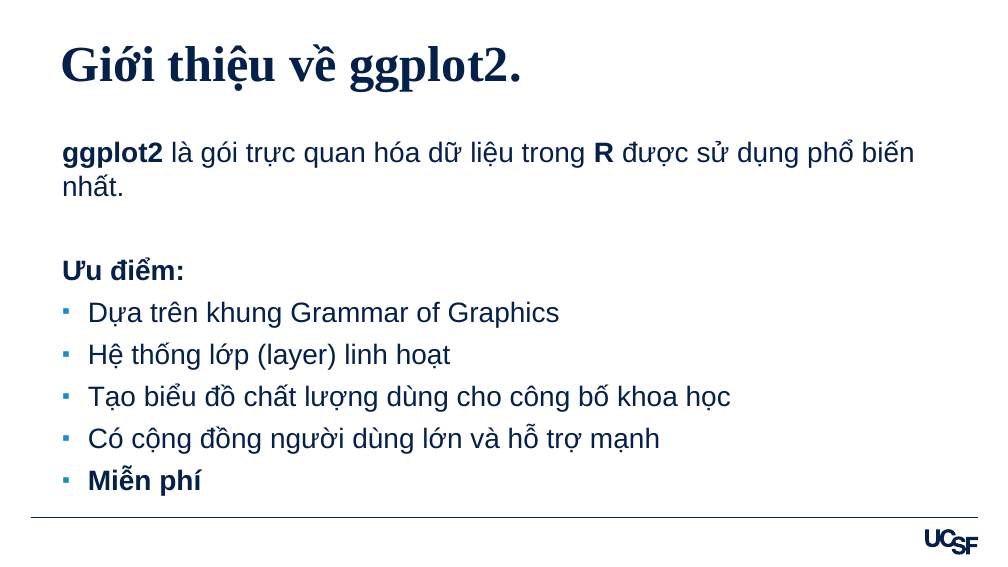
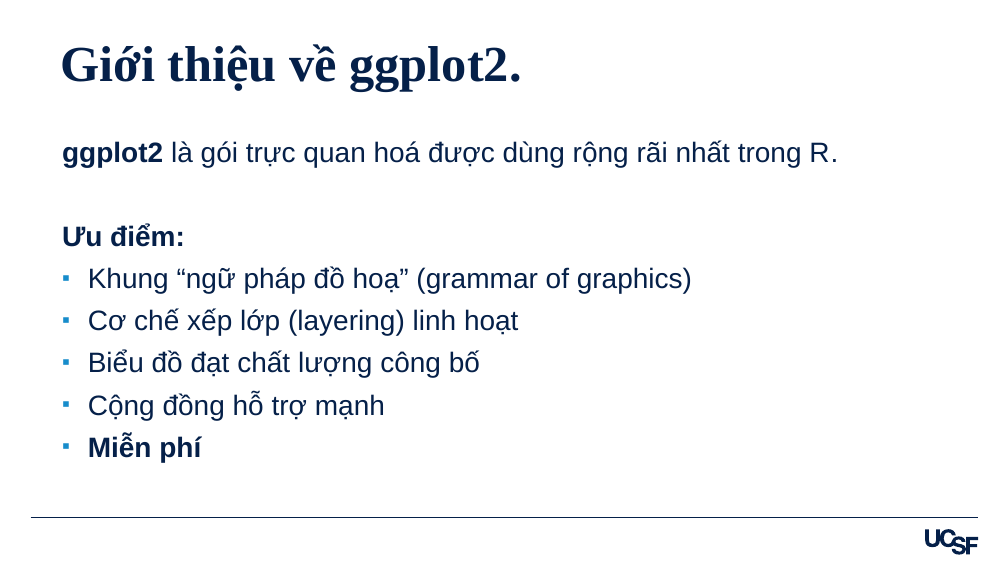
Before and after one commit to amirzazadeh/DataVisualization, a slide deck: slide 18 of Slides_Viet_Data_Visualization_in_R_Ali_Mirzazadeh.pptx. Drawn at 1008x567 pixels with LibreOffice and Linux fonts; fonts in the diff are those of the drawing. Boxes give left, top, right and bottom in pixels: in the first picture for what was removed or moved away, otherwise in the second. Text is boxed around its words. In the diff, an @@ line names an element or a change of style, - is before the commit and + after.

```diff
--- a/Slides_Viet_Data_Visualization_in_R_Ali_Mirzazadeh.pptx
+++ b/Slides_Viet_Data_Visualization_in_R_Ali_Mirzazadeh.pptx
@@ text at bbox=[62, 141, 838, 168]: text changed @@
-ggplot2 là gói trực quan hóa dữ liệu trong R được sử dụng phổ biến nhất.
+ggplot2 là gói trực quan hoá được dùng rộng rãi nhất trong R.
@@ text at bbox=[88, 267, 692, 420]: text changed @@
-▪ Dựa trên khung Grammar of Graphics
-▪ Hệ thống lớp (layer) linh hoạt
-▪ Tạo biểu đồ chất lượng dùng cho công bố khoa học
-▪ Có cộng đồng người dùng lớn và hỗ trợ mạnh
+▪ Khung “ngữ pháp đồ hoạ” (grammar of graphics)
+▪ Cơ chế xếp lớp (layering) linh hoạt
+▪ Biểu đồ đạt chất lượng công bố
+▪ Cộng đồng hỗ trợ mạnh
```
Also in this commit, not shown: 30 other slides changed, 1 other file.
